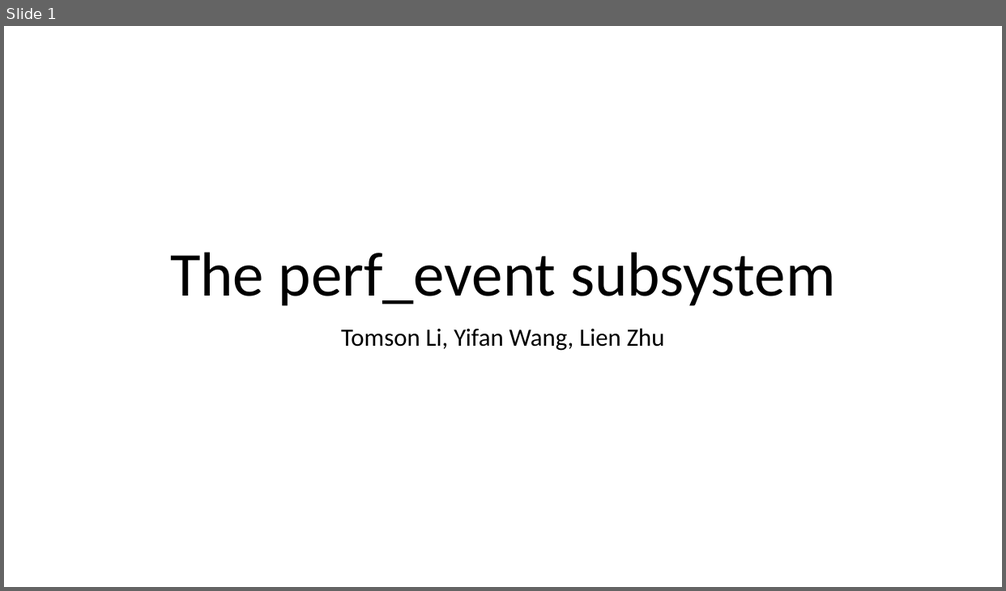
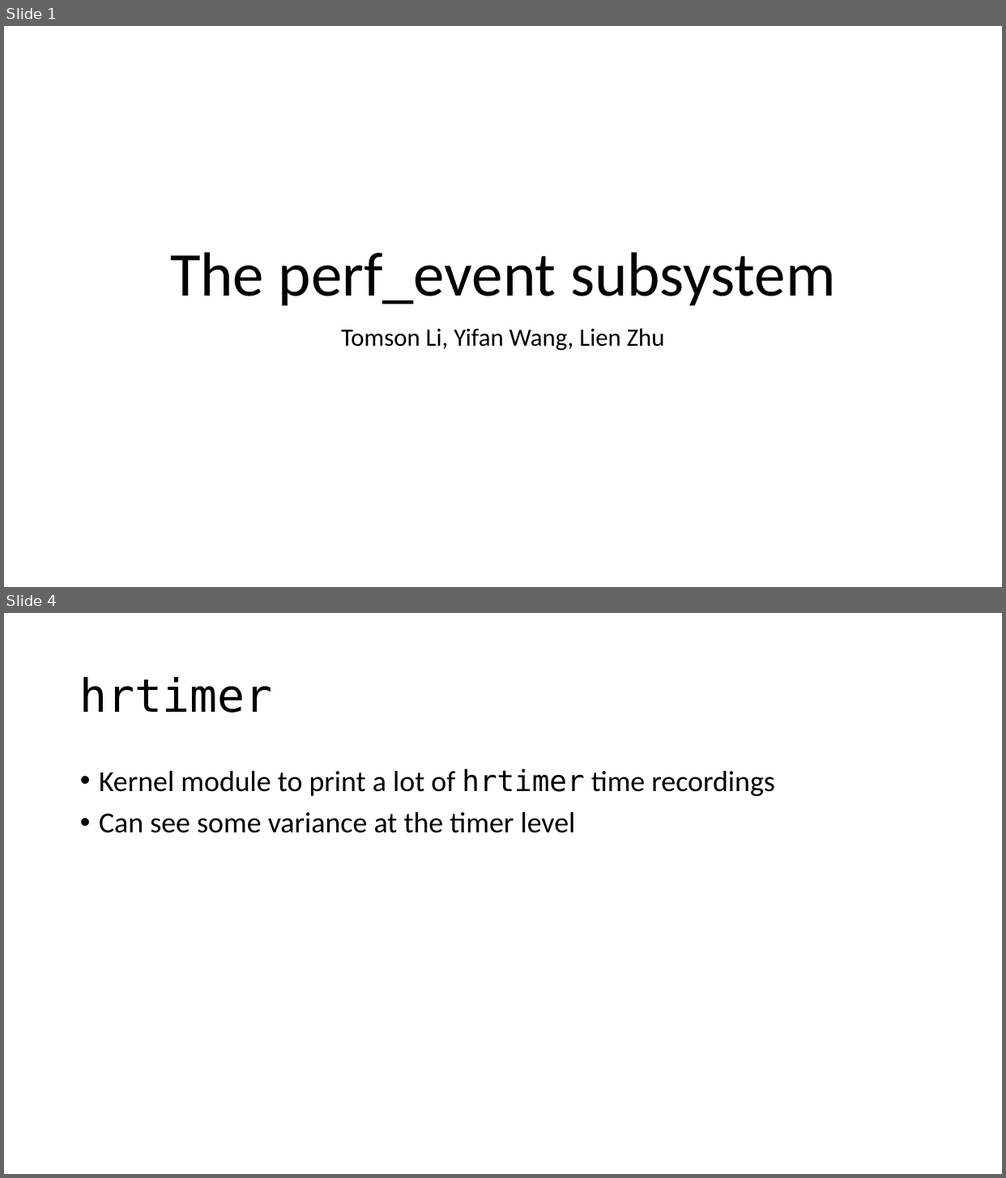
Before and after one commit to lienzhuzhu/project-522, a slide deck: midterm.pptx. Shown one above the other, each under a label of ours: slide 1 before the commit, slides 1 and 4 after it; the slides between them are not shown. The pictures are 1006x591 and 1006x1178 pixels, drawn with LibreOffice and Linux fonts; fonts in the diff are those of the drawing. Boxes give left, top, right and bottom in pixels: in the first picture for what was removed or moved away, otherwise in the second. Text is boxed around its words. In the diff, an @@ line names an element or a change of style, - is before the commit and + after.

Commit message:
added hrtimer module

```diff
--- a/midterm.pptx
+++ b/midterm.pptx
@@ slide 4 added at bbox=[4, 613, 1002, 1174], background #FFFFFF @@
@@ title added at bbox=[80, 677, 273, 713], 44 pt, text #000000 @@
+hrtimer
@@ text added at bbox=[99, 769, 775, 833], 28 pt, text #000000 @@
+• Kernel module to print a lot of hrtimer time recordings
+• Can see some variance at the timer level
```
Also in this commit, not shown: 2 slides changed, 3 other files.
